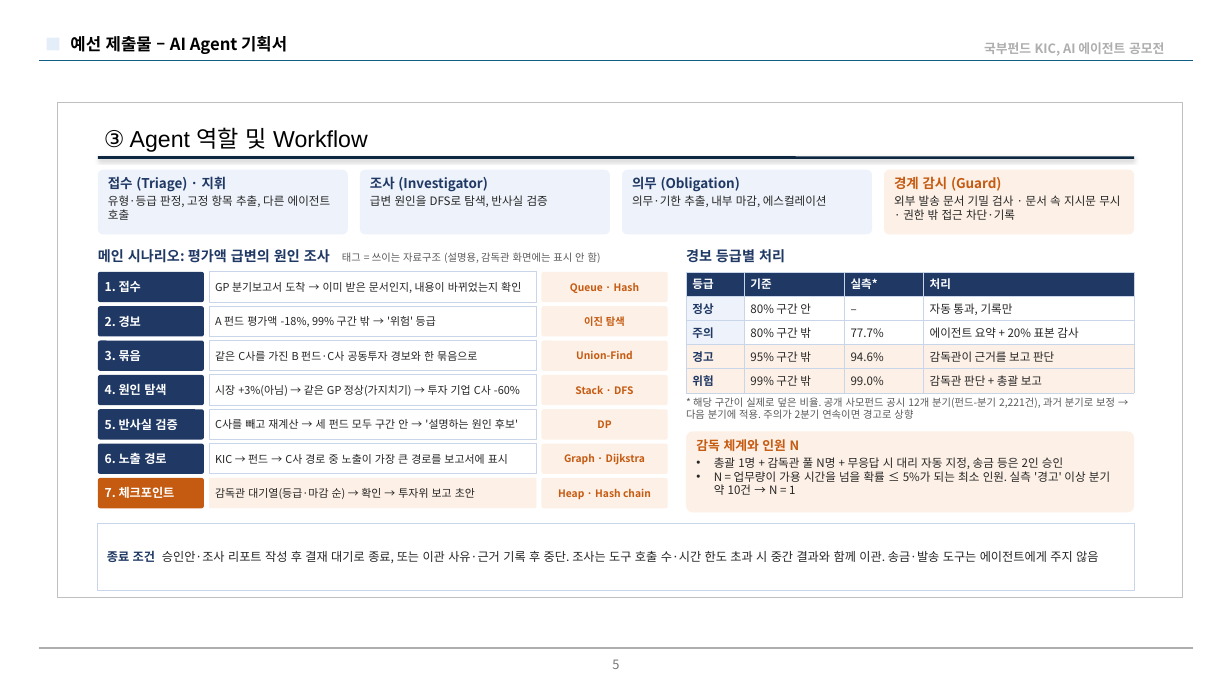
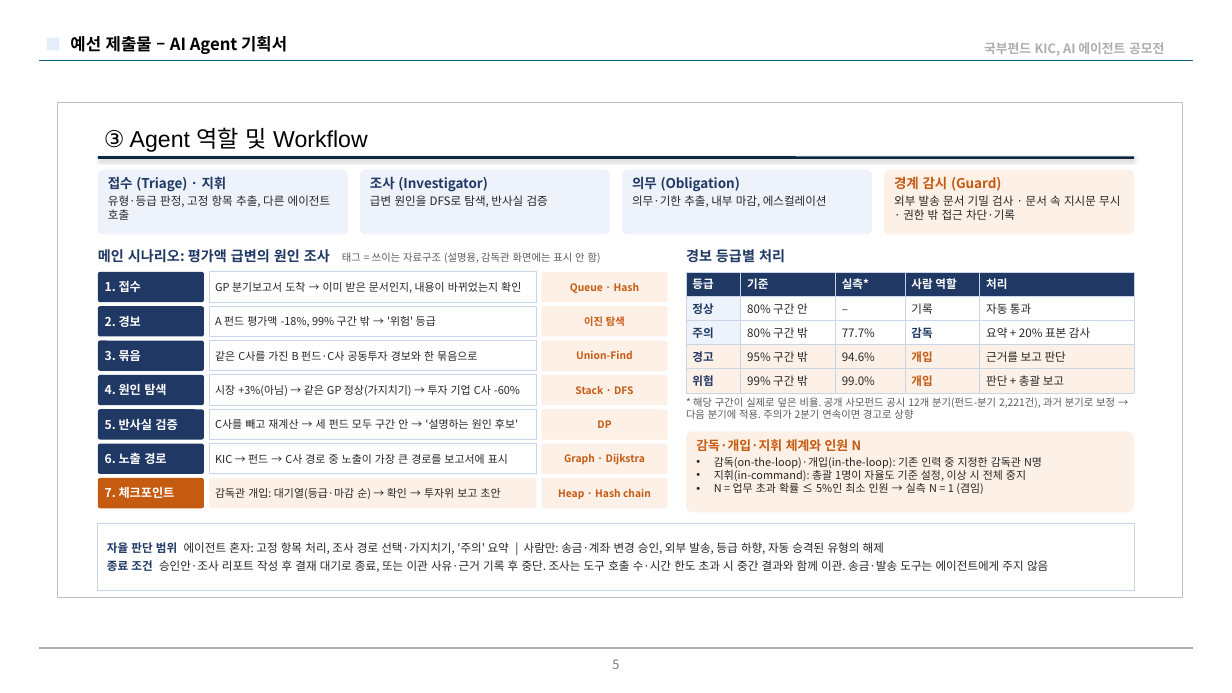
Before and after one commit to Chaewon-Park-STUDY/KIC-AI-Agent-2026, a slide deck: slide 5 of docs/proposal/HumanSight_proposal_draft_v7.pptx. Drawn at 1232x693 pixels with LibreOffice and Linux fonts; fonts in the diff are those of the drawing; background and template pictures are left out. Boxes give left, top, right and bottom in pixels: in the first picture for what was removed or moved away, otherwise in the second. Text is boxed around its words. In the diff, an @@ line names an element or a change of style, - is before the commit and + after.

Commit message:
Proposal v7: sharpened tagline, oversight vs intervention vs command roles

```diff
--- a/docs/proposal/HumanSight_proposal_draft_v7.pptx
+++ b/docs/proposal/HumanSight_proposal_draft_v7.pptx
@@ table at [686,272,1133,393] @@
-column 4: 처리 | 자동 통과, 기록만 | 에이전트 요약 + 20% 표본 감사 | 감독관이 근거를 보고 판단 | 감독관 판단 + 총괄 보고
+column 4: 사람 역할 | 기록 | 감독 | 개입 | 개입
+column 5: 처리 | 자동 통과 | 요약 + 20% 표본 감사 | 근거를 보고 판단 | 판단 + 총괄 보고
@@ text in rounded rectangle at [696,439,1042,494]: text changed; size 9 to 8.5 pt @@
-감독 체계와 인원 N
-• 총괄 1명 + 감독관 풀 N명 + 무응답 시 대리 자동 지정, 송금 등은 2인 승인
-• N = 업무량이 가용 시간을 넘을 확률 ≤ 5%가 되는 최소 인원. 실측 '경고' 이상 분기 약 10건 → N = 1
+감독·개입·지휘 체계와 인원 N
+• 감독(on-the-loop)·개입(in-the-loop): 기존 인력 중 지정한 감독관 N명
+• 지휘(in-command): 총괄 1명이 자율도 기준 설정, 이상 시 전체 중지
+• N = 업무 초과 확률 ≤ 5%인 최소 인원 → 실측 N = 1 (겸임)
@@ text in rectangle at [215,488,500,499]: text changed @@
-감독관 대기열(등급·마감 순) → 확인 → 투자위 보고 초안
+감독관 개입: 대기열(등급·마감 순) → 확인 → 투자위 보고 초안
@@ text in rectangle at [107,542,884,554]: paragraph added @@
+자율 판단 범위 에이전트 혼자: 고정 항목 처리, 조사 경로 선택·가지치기, '주의' 요약 | 사람만: 송금·계좌 변경 승인, 외부 발송, 등급 하향, 자동 승격된 유형의 해제
@@ text in rectangle at [107,560,1048,572]: size 9.5 to 9 pt in "종료 조건 승인안·조사 리포트 작성 후 결재 ..." @@
```
Also in this commit, not shown: 7 other slides changed, 3 other files.
